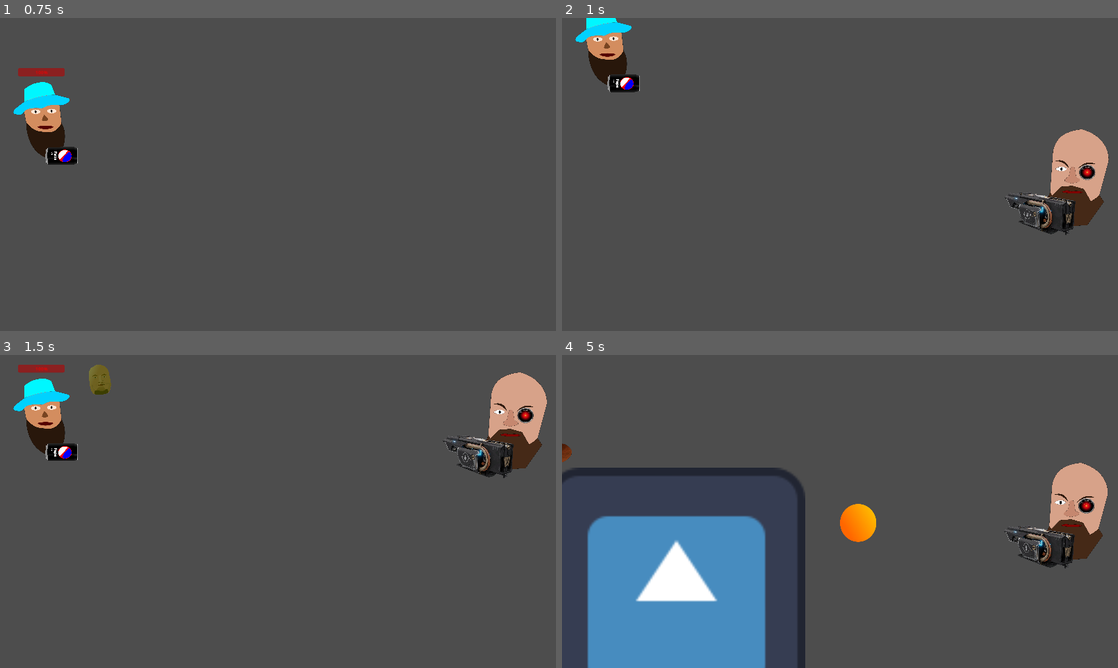
Above: before the commit, frames 1-4 (two rows, left to right).
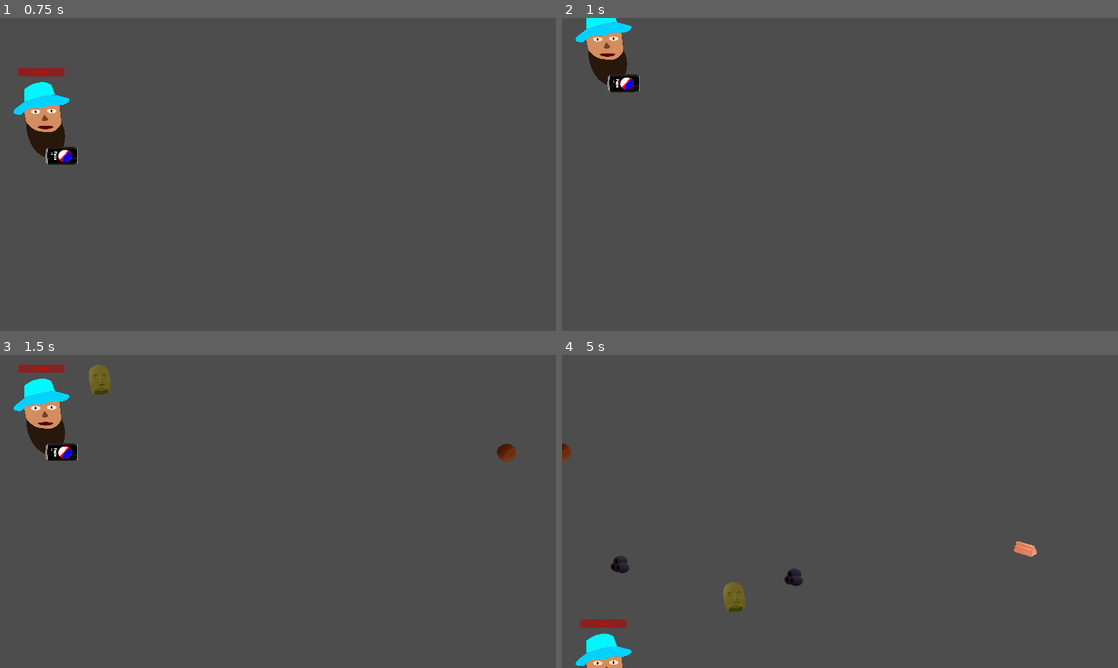
Above: after the commit, the same moments.

Repository: Seakorv/SmokeCheesesOfPapaTrouga
Game: Godot game, scene res://Scenes/kivikyläland.tscn
Two runs of this game, one before a commit and one after it. Both use one fixed random seed, a clock stepped at 60 frames per second and the inputs below. This scene is started directly instead of the project's main scene. The engine's default icon, where the game draws it, is replaced by a stand-in: a white triangle on a blue panel in a dark square.
Inputs:
- Up to frame 1 (0.75 s): tap Enter at 0.5 s; hold W (move_up) from 0.53 s (still down); tap R (shoot_juuso) at 0.6 s
- Up to frame 2 (1 s): keep holding W (move_up)
- Up to frame 3 (1.5 s): release W (move_up) at 1.28 s; hold S (move_down) from 1.28 s (still down); tap E (shoot_geenade) at 1.35 s
- Up to frame 4 (5 s): tap R (shoot_juuso) at 1.55, 2.1, 3.05, 3.6, 4.55 s; release S (move_down) at 2.03 s; hold W (move_up) 2.03-3.53 s; tap Space (shoot_pepemake) at 2.85 s; hold S (move_down) from 3.53 s (still down); tap E (shoot_geenade) at 4.35 s

Frame 1 is identical in both runs. In frame 2, 3.2% of the frame differs, in the area x 79-99%, y 35-70%; in frame 3, 3.2%; in frame 4, 22%, in the area x 0-99%, y 34-100%.

Commit message:
added golden juuso, a bomb which grows and eats food

Diff:
--- /dev/null
+++ b/Scenes/golden_juuso.tscn
@@ -0,0 +1,21 @@
+[gd_scene load_steps=5 format=3 uid="uid://c2u3gqweuncx4"]
+
+[ext_resource type="Script" path="res://Scripts/golden_juuso.gd" id="1_i2nw8"]
+[ext_resource type="PackedScene" uid="uid://d3jwrnmenllmx" path="res://Scenes/food.tscn" id="1_p7ca6"]
+[ext_resource type="Texture2D" uid="uid://dy6vrriiel8qj" path="res://Assets/Projectiles/JuusoGoldenPNG.png" id="2_dp7n4"]
+
+[sub_resource type="CapsuleShape2D" id="CapsuleShape2D_b7k4e"]
+radius = 37.0
+height = 124.396
+
+[node name="GoldenJuuso" instance=ExtResource("1_p7ca6")]
+script = ExtResource("1_i2nw8")
+damage = 0
+
+[node name="Sprite2D" parent="." index="0"]
+texture = ExtResource("2_dp7n4")
+flip_h = true
+
+[node name="CollisionShape2D" parent="." index="1"]
+rotation = 0.0734452
+shape = SubResource("CapsuleShape2D_b7k4e")
--- /dev/null
+++ b/Scenes/juuso_kevennys.tscn
@@ -0,0 +1,35 @@
+[gd_scene load_steps=4 format=3 uid="uid://uhddox8bylat"]
+
+[ext_resource type="Script" path="res://Scripts/juuso_kevennys.gd" id="1_dn0ty"]
+[ext_resource type="Texture2D" uid="uid://3es5x0bie57s" path="res://Assets/Projectiles/JuusoPNG.png" id="2_mtmub"]
+
+[sub_resource type="CapsuleShape2D" id="CapsuleShape2D_8egu8"]
+radius = 49.0
+height = 166.0
+
+[node name="JuusoKevennys" type="Area2D"]
+collision_layer = 4
+collision_mask = 10
+script = ExtResource("1_dn0ty")
+
+[node name="Sprite2D" type="Sprite2D" parent="."]
+position = Vector2(2.08165e-12, 2.08165e-12)
+scale = Vector2(0.183579, 0.183579)
+texture = ExtResource("2_mtmub")
+
+[node name="CollisionShape2D" type="CollisionShape2D" parent="."]
+position = Vector2(1, 0)
+rotation = -0.0768409
+shape = SubResource("CapsuleShape2D_8egu8")
+
+[node name="VisibleOnScreenNotifier2D" type="VisibleOnScreenNotifier2D" parent="."]
+position = Vector2(-76, 5)
+scale = Vector2(0.4, 6.4)
+
+[node name="ExplosionTimer" type="Timer" parent="."]
+wait_time = 2.0
+one_shot = true
+
+[connection signal="area_entered" from="." to="." method="_on_area_entered"]
+[connection signal="screen_exited" from="VisibleOnScreenNotifier2D" to="." method="_on_visible_on_screen_notifier_2d_screen_exited"]
+[connection signal="timeout" from="ExplosionTimer" to="." method="_on_explosion_timer_timeout"]
--- a/Scenes/kivikyläland.tscn
+++ b/Scenes/kivikyläland.tscn
@@ -9,6 +9,7 @@
 [ext_resource type="PackedScene" uid="uid://d4iyntemx3mq4" path="res://Scenes/kebab.tscn" id="6_rbx6j"]
 [ext_resource type="PackedScene" uid="uid://o6vcn2416phu" path="res://Scenes/mandarin.tscn" id="7_cb03f"]
 [ext_resource type="PackedScene" uid="uid://bgugebki5dji7" path="res://Scenes/golden_meatball.tscn" id="8_biju8"]
+[ext_resource type="PackedScene" uid="uid://c2u3gqweuncx4" path="res://Scenes/golden_juuso.tscn" id="9_d73ly"]
 [ext_resource type="PackedScene" uid="uid://cl7gef6ncucmy" path="res://Scenes/rix_ai.tscn" id="10_lyykh"]
 [ext_resource type="PackedScene" uid="uid://c6a2mxdpnrkqr" path="res://Scenes/burgund_stew.tscn" id="11_55n1u"]
 [ext_resource type="PackedScene" uid="uid://bclnl5wecvs8j" path="res://Scenes/smiq_ai.tscn" id="11_ll5py"]
@@ -19,7 +20,7 @@
 [node name="Kivikyläland" type="Node2D"]
 rotation = -0.000465051
 script = ExtResource("1_f8oof")
-foodScenes = Array[PackedScene]([ExtResource("2_va0ts"), ExtResource("3_rwdky"), ExtResource("4_4j3as"), ExtResource("5_ixm6y"), ExtResource("6_rbx6j"), ExtResource("7_cb03f"), ExtResource("8_biju8")])
+foodScenes = Array[PackedScene]([ExtResource("2_va0ts"), ExtResource("3_rwdky"), ExtResource("4_4j3as"), ExtResource("5_ixm6y"), ExtResource("6_rbx6j"), ExtResource("7_cb03f"), ExtResource("8_biju8"), ExtResource("9_d73ly")])
 bossScenes = Array[PackedScene]([ExtResource("11_55n1u"), ExtResource("10_lyykh"), ExtResource("11_ll5py"), ExtResource("12_f6bhc"), ExtResource("12_o8gmn"), ExtResource("14_be21v")])
 
 [node name="FoodSpawnTimerOne" type="Timer" parent="."]
--- a/Scripts/PapaTMainChar.gd
+++ b/Scripts/PapaTMainChar.gd
@@ -2,6 +2,7 @@
 
 signal pepeM_shot(gee_scene, location)
 signal geenade_thrown(gee_nade_scene, location)
+signal juuso_thrown(juuso_scene, location)
 
 const SPEED = 1000.0
 
@@ -11,15 +12,19 @@
 ## Player health
 @export var maxHealth = 1000
 var health = maxHealth
+var golden_juusos = 0
 
 var gee_scene = preload("res://Scenes/gee_bullet.tscn")
 var gee_nade_scene = preload("res://Scenes/gee_nade.tscn")
+var juuso_scene = preload("res://Scenes/juuso_kevennys.tscn")
 
 func _process(delta):
 	if Input.is_action_just_pressed("shoot_pepemake"):
 		shoot()
 	if Input.is_action_just_pressed("shoot_geenade"):
 		throw_gee()
+	if Input.is_action_just_pressed("shoot_juuso"):
+		throw_juuso()
 
 func _physics_process(delta):
 
@@ -56,5 +61,9 @@
 	geenade_thrown.emit(gee_nade_scene, geenadejuuso_muzzle.global_position)
 
 
+func throw_juuso():
+	juuso_thrown.emit(juuso_scene, geenadejuuso_muzzle.global_position)
+
+
 func die():
 	queue_free()
--- a/Scripts/food.gd
+++ b/Scripts/food.gd
@@ -22,7 +22,6 @@
 func _on_body_entered(body):
 	if body is PapaT:
 		die()
-		body.take_damage_or_heal(damage)
 
 
 func _on_visible_on_screen_notifier_2d_screen_exited():
--- /dev/null
+++ b/Scripts/golden_juuso.gd
@@ -0,0 +1,7 @@
+class_name Golden_Juuso extends Food
+
+
+func _on_body_entered(body):
+	if body is PapaT:
+		body.golden_juusos += 1
+		die()
--- /dev/null
+++ b/Scripts/juuso_kevennys.gd
@@ -0,0 +1,47 @@
+extends Area2D
+
+@onready var explosion_timer = $ExplosionTimer
+
+@export var speed = 200
+##How many times juuso can grow
+@export var max_growth = 10
+@export var growth_tracker = 0
+var timer_started = false
+
+# Called when the node enters the scene tree for the first time.
+func _ready():
+	pass # Replace with function body.
+
+
+# Called every frame. 'delta' is the elapsed time since the previous frame.
+func _physics_process(delta):
+	global_position.x += speed * delta
+
+
+func _on_visible_on_screen_notifier_2d_screen_exited():
+	queue_free()
+
+
+func _on_area_entered(area):
+	if area is Food or Burgund_Stew:
+		if area != korvip1:
+			area.die()
+			eat_food()
+		if !timer_started:
+			print("timer starting")
+			timer_started = true
+			explosion_timer.start()
+	if area is Boss:
+		queue_free()
+		#kutistu for the meems?
+
+
+func eat_food():
+	if growth_tracker <= max_growth:
+		scale *= 1.15
+		growth_tracker += 1
+
+
+func _on_explosion_timer_timeout():
+	print("timer finished")
+	queue_free()
--- a/Scripts/kivikyläland.gd
+++ b/Scripts/kivikyläland.gd
@@ -27,6 +27,7 @@
 	player.global_position = player_spawn.global_position
 	player.pepeM_shot.connect(_on_player_gee_shot)
 	player.geenade_thrown.connect(_on_player_gee_thrown)
+	player.juuso_thrown.connect(_on_player_juuso_thrown)
 
 
 func _process(delta):
@@ -57,19 +58,29 @@
 	pepe_make_ase.add_child(geexplosion)
 
 
+func _on_player_juuso_thrown(juuso_scene, location):
+	if player.golden_juusos > 0:
+		var juuso = juuso_scene.instantiate()
+		juuso.global_position = location
+		pepe_make_ase.add_child(juuso)
+		player.golden_juusos -= 1
+
+
 #Timer for first food spawns before Rixa
 func _on_food_spawn_timer_one_timeout():
 	#test
 	#if how_many_food == 0:
-	#	spawn_boss(3)
-	# 	timer1.stop()
-	#	timer4.start()
+		#spawn_juuso()
+		#spawn_boss(3)
+		#timer1.stop()
+		#timer5.start()
+		#spawn_juuso()
 	#
 	how_many_food += 1
 	spawn_food(30, 10, 30, 15, 8, 6, 1, 1)
 	if how_many_food == 10:
 		spawn_stew(1)
-	if how_many_food == 1: #20
+	if how_many_food == 20: #20
 		timer1.stop()
 		spawn_boss(1)
 		how_many_food = 0
@@ -135,6 +146,12 @@
 	return Vector2(2000, randf_range(50,1030))
 
 
+func spawn_juuso():
+	var gjuuso = foodScenes[7].instantiate()
+	gjuuso.global_position = food_spawn_location()
+	food_container.add_child(gjuuso)
+
+
 func timer_starter(which_timer):
 	var timers_array = [timer1, timer2, timer3, timer4, timer5]
 	timers_array[which_timer].start()
@@ -145,7 +162,7 @@
 	spawn_food(33, 12, 25, 15, 8, 6, 1, 1.1)
 	if how_many_food == 20 or how_many_food == 40:
 		spawn_stew(1.3)
-	if how_many_food == 1: #50
+	if how_many_food == 50: #50
 		timer2.stop()
 		spawn_boss(2)
 		how_many_food = 0
@@ -162,7 +179,7 @@
 	if how_many_food == 90:
 		for n in 3:
 			spawn_stew(1.7)
-	if how_many_food == 1: #100
+	if how_many_food == 100: #100
 		timer3.stop()
 		spawn_boss(3)
 		how_many_food = 0
@@ -172,15 +189,21 @@
 	how_many_food += 1
 	spawn_food(40, 20, 15, 10, 5, 7, 3, 1.45)
 	if how_many_food == 10:
+		spawn_food_wall(2, 1)
 		for n in 4:
 			spawn_stew(2)
+	if how_many_food == 30:
+		spawn_juuso()
 	if how_many_food == 70:
+		spawn_food_wall(1, 0.5)
 		for n in 5:
 			spawn_stew(2)
+	if how_many_food == 100:
+		spawn_food_wall(2, 0.5)
 	if how_many_food == 140:
 		for n in 6:
 			spawn_stew(2)
-	if how_many_food == 1: #155
+	if how_many_food == 155: #155
 		timer4.stop()
 		spawn_boss(4)
 		how_many_food = 0
@@ -195,6 +218,8 @@
 	if how_many_food == 20:
 		for n in 3:
 			spawn_stew(2)
+	if how_many_food == 30:
+		spawn_juuso()
 	if how_many_food == 50:
 		spawn_food_wall(2, 2)
 	if how_many_food == 70:
@@ -206,6 +231,8 @@
 		spawn_food_wall(1, 1.3)
 	if how_many_food == 140:
 		spawn_food_wall(0, 1.5)
+	if how_many_food == 150:
+		spawn_juuso()
 	if how_many_food == 170:
 		for n in 1000:
 			spawn_stew(0.8)
Binary file added: Assets/Projectiles/JuusoGoldenPNG.png
Not shown, added: Assets/Projectiles/JuusoGoldenPNG.png.import
Binary file added: Assets/Projectiles/JuusoPNG.png
Not shown, added: Assets/Projectiles/JuusoPNG.png.import
Not shown: 1 places in Scenes/kivikyläland.tscn that only renumber resources
